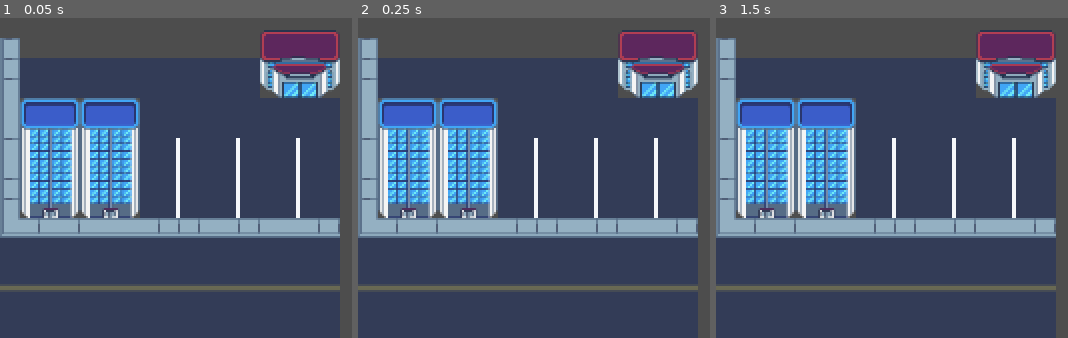
Above: before the commit, frames 1-3 (left to right).
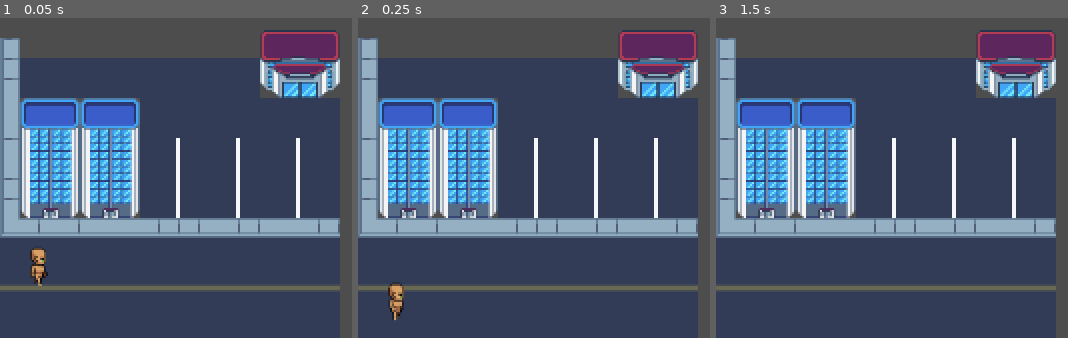
Above: after the commit, the same moments.

Repository: hoaxnt/envelhope-beta
Game: Godot game, scene res://Scenes/chapters/chapter_2.tscn
The game is run twice, just before and just after one commit, with the same random seed, the same clock (stepped at 60 frames per second) and the same inputs. This scene is started directly instead of the project's main scene.
Inputs:
- Up to frame 1 (0.05 s): no input
- Up to frame 2 (0.25 s): no input
- Up to frame 3 (1.5 s): tap Enter (ui_accept) at 0.5, 0.6, 0.77, 1.07, 1.25, 1.35 s; hold Right (ui_right) from 0.53 s (still down)

The runs differ from the first frame. In frame 1, 0.5% of the frame differs, in the area x 8-14%, y 71-84%; in frame 2, 0.4%; in frame 3, nothing differs.

Commit message:
initial commit

Diff:
--- a/Scenes/chapters/chapter_2.tscn
+++ b/Scenes/chapters/chapter_2.tscn
@@ -1,8 +1,12 @@
-[gd_scene load_steps=2 format=3 uid="uid://ch7e3kl82la3y"]
+[gd_scene load_steps=3 format=3 uid="uid://ch7e3kl82la3y"]
 
 [ext_resource type="PackedScene" uid="uid://m5c1cyo50rgw" path="res://scenes/maps/city.tscn" id="1_3hgx5"]
+[ext_resource type="PackedScene" uid="uid://4h22a7hemgyb" path="res://scenes/characters/player.tscn" id="2_v6yd1"]
 
 [node name="Chapter2" type="Node2D"]
 
 [node name="City" parent="." instance=ExtResource("1_3hgx5")]
+
+[node name="Player" parent="." instance=ExtResource("2_v6yd1")]
 z_index = 1
+position = Vector2(31, 661)
--- a/Scenes/characters/player.tscn
+++ b/Scenes/characters/player.tscn
@@ -1,19 +1,72 @@
-[gd_scene load_steps=4 format=3 uid="uid://4h22a7hemgyb"]
+[gd_scene load_steps=11 format=3 uid="uid://4h22a7hemgyb"]
 
 [ext_resource type="Texture2D" uid="uid://fx22g2jl5kg8" path="res://assets/images/characters/player/walk_side_player.png" id="1_rp718"]
+[ext_resource type="Script" uid="uid://csml5lidw7k1i" path="res://scripts/characters/player.gd" id="1_yewv4"]
 
 [sub_resource type="CircleShape2D" id="CircleShape2D_wocps"]
+radius = 14.0
+
+[sub_resource type="AtlasTexture" id="AtlasTexture_yewv4"]
+atlas = ExtResource("1_rp718")
+region = Rect2(0, 0, 64, 64)
+
+[sub_resource type="AtlasTexture" id="AtlasTexture_76oj4"]
+atlas = ExtResource("1_rp718")
+region = Rect2(64, 0, 64, 64)
+
+[sub_resource type="AtlasTexture" id="AtlasTexture_dyp2m"]
+atlas = ExtResource("1_rp718")
+region = Rect2(128, 0, 64, 64)
+
+[sub_resource type="AtlasTexture" id="AtlasTexture_atpat"]
+atlas = ExtResource("1_rp718")
+region = Rect2(192, 0, 64, 64)
+
+[sub_resource type="AtlasTexture" id="AtlasTexture_kqtwu"]
+atlas = ExtResource("1_rp718")
+region = Rect2(256, 0, 64, 64)
+
+[sub_resource type="AtlasTexture" id="AtlasTexture_6eyoc"]
+atlas = ExtResource("1_rp718")
+region = Rect2(320, 0, 64, 64)
 
 [sub_resource type="SpriteFrames" id="SpriteFrames_wocps"]
+animations = [{
+"frames": [],
+"loop": true,
+"name": &"idle",
+"speed": 5.0
+}, {
+"frames": [{
+"duration": 1.0,
+"texture": SubResource("AtlasTexture_yewv4")
+}, {
+"duration": 1.0,
+"texture": SubResource("AtlasTexture_76oj4")
+}, {
+"duration": 1.0,
+"texture": SubResource("AtlasTexture_dyp2m")
+}, {
+"duration": 1.0,
+"texture": SubResource("AtlasTexture_atpat")
+}, {
+"duration": 1.0,
+"texture": SubResource("AtlasTexture_kqtwu")
+}, {
+"duration": 1.0,
+"texture": SubResource("AtlasTexture_6eyoc")
+}],
+"loop": true,
+"name": &"walk",
+"speed": 7.0
+}]
 
 [node name="Player" type="CharacterBody2D"]
+script = ExtResource("1_yewv4")
 
 [node name="CollisionShape2D" type="CollisionShape2D" parent="."]
 shape = SubResource("CircleShape2D_wocps")
 
 [node name="AnimatedSprite2D" type="AnimatedSprite2D" parent="."]
 sprite_frames = SubResource("SpriteFrames_wocps")
-
-[node name="Sprite2D" type="Sprite2D" parent="AnimatedSprite2D"]
-texture = ExtResource("1_rp718")
-hframes = 6
+animation = &"walk"
--- /dev/null
+++ b/Scripts/characters/player.gd
@@ -0,0 +1,28 @@
+extends CharacterBody2D
+
+
+const SPEED = 300.0
+const JUMP_VELOCITY = -400.0
+@onready var anim = $AnimatedSprite2D
+
+func _ready() -> void:
+	anim.play("walk")
+
+func _physics_process(delta: float) -> void:
+	# Add the gravity.
+	if not is_on_floor():
+		velocity += get_gravity() * delta
+
+	# Handle jump.
+	if Input.is_action_just_pressed("ui_accept") and is_on_floor():
+		velocity.y = JUMP_VELOCITY
+
+	# Get the input direction and handle the movement/deceleration.
+	# As good practice, you should replace UI actions with custom gameplay actions.
+	var direction := Input.get_axis("ui_left", "ui_right")
+	if direction:
+		velocity.x = direction * SPEED
+	else:
+		velocity.x = move_toward(velocity.x, 0, SPEED)
+
+	move_and_slide()
--- a/Scripts/main_menu.gd
+++ b/Scripts/main_menu.gd
@@ -2,10 +2,7 @@
 
 # Called when the node enters the scene tree for the first time
 func _ready():
-	get_tree().change_scene_to_file("res://Scenes/Chapter2.tscn")
-	print("Chapter2 loaded")
-	pass # Replace with function body.
-
+	get_tree().change_scene_to_file("res://scenes/chapter_2.tscn")
 
 # Called every frame. 'delta' is the elapsed time since the previous frame.
 func _process(delta):
Not shown, added: Scripts/characters/player.gd.uid
